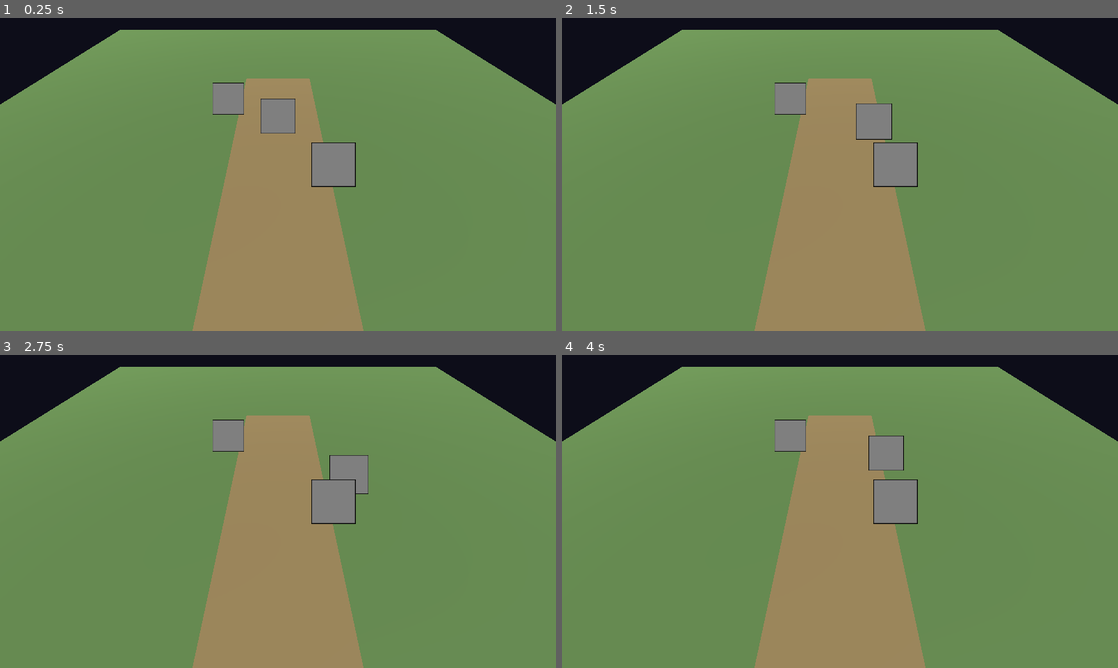
Above: before the commit, frames 1-4 (two rows, left to right).
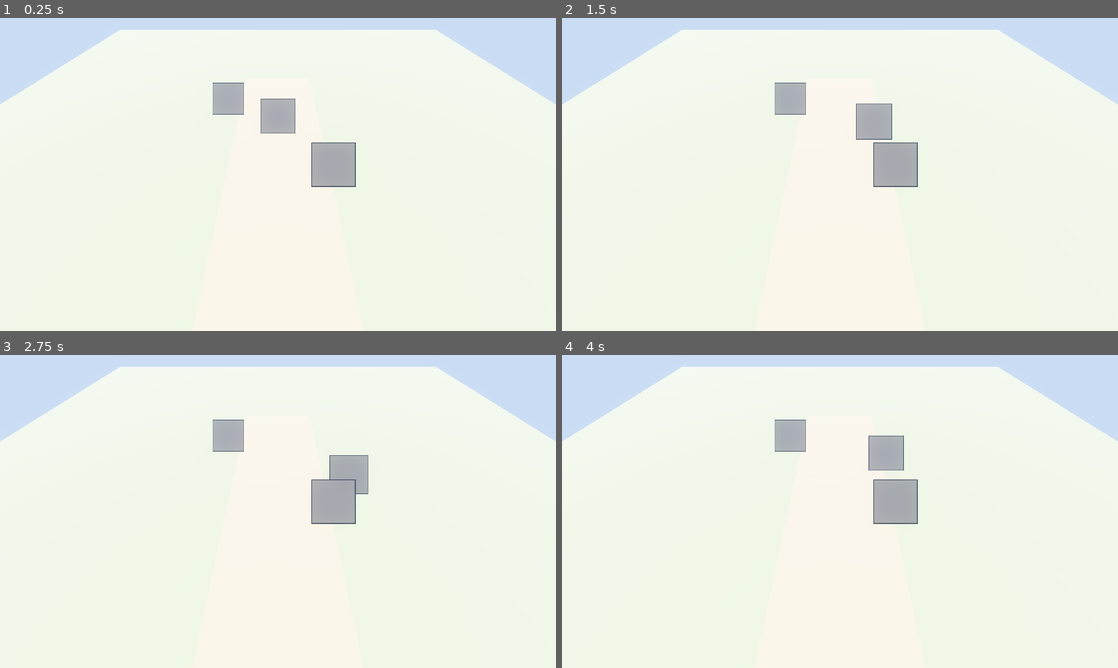
Above: after the commit, the same moments.

Repository: anjingdtl/lordisland
Game: Godot game, scene res://scenes/world/loranai_city.tscn
Same seed, same stepped clock (60 frames per second), same inputs: the game is played once before the commit and once after it.
Inputs:
- Up to frame 1 (0.25 s): no input
- Up to frame 2 (1.5 s): tap Enter (ui_accept) at 0.5, 0.77 s; hold Right (ui_right) 0.53-1.28 s; hold E (interact) 0.53-1.28 s; hold Down (ui_down) from 1.28 s (still down); tap Space at 1.35 s
- Up to frame 3 (2.75 s): tap Enter (ui_accept) at 1.52 s; release Down (ui_down) at 2.03 s; hold Right (ui_right) from 2.03 s (still down); hold E (interact) from 2.03 s (still down)
- Up to frame 4 (4 s): release Right (ui_right) at 2.78 s; release E (interact) at 2.78 s; hold Up (ui_up) 2.78-3.53 s; tap Space at 2.85 s; tap Enter (ui_accept) at 3.02, 3.77 s; hold Left (ui_left) from 3.53 s (still down); hold E (interact) from 3.53 s (still down)

The runs differ from the first frame. In frame 1, 100% of the frame differs, in the area x 0-100%, y 0-100%; in frame 2, 100%; in frame 3, 100%; in frame 4, 100%.

Commit message:
feat(m3): AI-generated logo+background+integrate post-processing (179/179 tests)

Diff:
--- a/scenes/world/loranai_city.tscn
+++ b/scenes/world/loranai_city.tscn
@@ -6,6 +6,7 @@
 [ext_resource type="Script" path="res://scripts/world/cave_exit.gd" id="4_exit"]
 [ext_resource type="Script" path="res://scripts/world/sprite3d_actor.gd" id="5_sprite"]
 [ext_resource type="Script" path="res://scripts/world/bgm_player.gd" id="6_bgm"]
+[ext_resource type="Script" path="res://scripts/world/world_environment.gd" id="7_env"]
 
 [sub_resource type="PlaneMesh" id="PlaneMesh_ground"]
 size = Vector2(60, 60)
@@ -26,6 +27,10 @@
 [node name="BGM" type="Node" parent="."]
 script = ExtResource("6_bgm")
 music = "town"
+
+[node name="WorldEnv" type="Node3D" parent="."]
+script = ExtResource("7_env")
+scene_type = "town"
 
 [node name="Ground" type="MeshInstance3D" parent="."]
 mesh = SubResource("PlaneMesh_ground")
--- a/scenes/world/loranai_wilderness.tscn
+++ b/scenes/world/loranai_wilderness.tscn
@@ -9,6 +9,7 @@
 [ext_resource type="Script" path="res://scripts/world/chest.gd" id="7_chest"]
 [ext_resource type="Script" path="res://scripts/world/forest_decorator.gd" id="8_forest"]
 [ext_resource type="Script" path="res://scripts/world/bgm_player.gd" id="9_bgm"]
+[ext_resource type="Script" path="res://scripts/world/world_environment.gd" id="10_env"]
 
 [sub_resource type="PlaneMesh" id="PlaneMesh_ground"]
 size = Vector2(60, 60)
@@ -29,6 +30,10 @@
 [node name="BGM" type="Node" parent="."]
 script = ExtResource("9_bgm")
 music = "forest"
+
+[node name="WorldEnv" type="Node3D" parent="."]
+script = ExtResource("10_env")
+scene_type = "forest"
 
 [node name="Ground" type="MeshInstance3D" parent="."]
 mesh = SubResource("PlaneMesh_ground")
--- a/scenes/world/starting_cave.tscn
+++ b/scenes/world/starting_cave.tscn
@@ -7,6 +7,7 @@
 [ext_resource type="Script" path="res://scripts/world/npc.gd" id="5_npc"]
 [ext_resource type="Script" path="res://scripts/world/sprite3d_actor.gd" id="6_sprite"]
 [ext_resource type="Script" path="res://scripts/world/bgm_player.gd" id="7_bgm"]
+[ext_resource type="Script" path="res://scripts/world/world_environment.gd" id="8_env"]
 
 [sub_resource type="PlaneMesh" id="PlaneMesh_cave_floor"]
 size = Vector2(80, 80)
@@ -20,6 +21,10 @@
 [node name="BGM" type="Node" parent="."]
 script = ExtResource("7_bgm")
 music = "cave"
+
+[node name="WorldEnv" type="Node3D" parent="."]
+script = ExtResource("8_env")
+scene_type = "cave"
 
 [node name="Floor" type="MeshInstance3D" parent="."]
 mesh = SubResource("PlaneMesh_cave_floor")
--- a/scripts/ui/main_menu.gd
+++ b/scripts/ui/main_menu.gd
@@ -1,8 +1,8 @@
 class_name MainMenu
 extends Control
 
-## 主菜单：新游戏 / 继续 / 读档 / 设置 / 退出
-## 程序化构建 UI
+## 主菜单（升级版）：logo + 背景 + 按钮
+## UI 程序化构建
 
 signal new_game_pressed
 signal continue_pressed
@@ -14,42 +14,77 @@
 
 func _ready() -> void:
 	set_anchors_preset(Control.PRESET_FULL_RECT)
-	_build_ui()
+	_build_background()
+	_build_logo()
+	_build_buttons()
 	_check_save()
 
-func _build_ui() -> void:
-	# 背景渐变
-	var bg = ColorRect.new()
-	bg.color = Color(0.05, 0.05, 0.1, 1)
-	bg.set_anchors_preset(Control.PRESET_FULL_RECT)
-	add_child(bg)
-	# 标题
+func _build_background() -> void:
+	# 背景图（AI 生成）
+	var bg_tex = AssetLoader.get_texture("res://assets/title_bg.jpg")
+	if bg_tex != null:
+		var bg = TextureRect.new()
+		bg.texture = bg_tex
+		bg.expand_mode = TextureRect.EXPAND_IGNORE_SIZE
+		bg.stretch_mode = TextureRect.STRETCH_KEEP_ASPECT_CENTERED
+		bg.set_anchors_preset(Control.PRESET_FULL_RECT)
+		add_child(bg)
+	# 暗色覆盖
+	var dim = ColorRect.new()
+	dim.color = Color(0, 0, 0, 0.5)
+	dim.set_anchors_preset(Control.PRESET_FULL_RECT)
+	add_child(dim)
+
+func _build_logo() -> void:
+	# Logo 图
+	var logo_tex = AssetLoader.get_texture("res://assets/logo.jpg")
+	if logo_tex != null:
+		var logo = TextureRect.new()
+		logo.texture = logo_tex
+		logo.custom_minimum_size = Vector2(600, 600)
+		logo.expand_mode = TextureRect.EXPAND_FIT_WIDTH
+		logo.stretch_mode = TextureRect.STRETCH_KEEP_ASPECT_CENTERED
+		logo.set_anchors_preset(Control.PRESET_TOP_WIDE)
+		logo.anchor_top = 0.05
+		logo.anchor_bottom = 0.05
+		logo.anchor_left = 0.5
+		logo.anchor_right = 0.5
+		logo.position = Vector2(-300, 0)
+		add_child(logo)
+	# 标题文字
 	var title = Label.new()
-	title.text = "Lordisland"
+	title.text = "罗德岛战记"
 	title.set_anchors_preset(Control.PRESET_TOP_WIDE)
 	title.horizontal_alignment = HORIZONTAL_ALIGNMENT_CENTER
-	title.position.y = 100
-	title.add_theme_font_size_override("font_size", 64)
+	title.position.y = 620
+	title.add_theme_font_size_override("font_size", 56)
+	title.modulate = Color(1, 0.85, 0.5, 1)
 	add_child(title)
 	var subtitle = Label.new()
 	subtitle.text = "Record of Lodoss War 2D RPG"
 	subtitle.set_anchors_preset(Control.PRESET_TOP_WIDE)
 	subtitle.horizontal_alignment = HORIZONTAL_ALIGNMENT_CENTER
-	subtitle.position.y = 180
+	subtitle.position.y = 690
 	subtitle.add_theme_font_size_override("font_size", 20)
+	subtitle.modulate = Color(0.8, 0.8, 0.9, 1)
 	add_child(subtitle)
-	# 按钮容器
+
+func _build_buttons() -> void:
 	var vbox = VBoxContainer.new()
 	vbox.set_anchors_preset(Control.PRESET_CENTER)
-	vbox.position = Vector2(-150, 50)
+	vbox.anchor_left = 0.5
+	vbox.anchor_right = 0.5
+	vbox.anchor_top = 0.7
+	vbox.anchor_bottom = 0.7
+	vbox.position = Vector2(-150, 0)
 	vbox.custom_minimum_size = Vector2(300, 0)
+	vbox.add_theme_constant_override("separation", 12)
 	add_child(vbox)
-	# 按钮
 	for label in ["ui_new_game", "ui_continue", "ui_load", "ui_settings", "ui_quit"]:
 		var btn = Button.new()
 		btn.text = TranslationServer.translate(label)
-		btn.custom_minimum_size = Vector2(280, 50)
-		btn.add_theme_font_size_override("font_size", 20)
+		btn.custom_minimum_size = Vector2(280, 48)
+		btn.add_theme_font_size_override("font_size", 22)
 		match label:
 			"ui_new_game": btn.pressed.connect(_on_new_game)
 			"ui_continue": btn.pressed.connect(_on_continue); btn.name = "BtnContinue"
@@ -57,18 +92,28 @@
 			"ui_settings": btn.pressed.connect(_on_settings)
 			"ui_quit": btn.pressed.connect(_on_quit)
 		vbox.add_child(btn)
+	# 版本号
+	var version = Label.new()
+	version.text = "v0.3.0 M3"
+	version.set_anchors_preset(Control.PRESET_BOTTOM_RIGHT)
+	version.position = Vector2(-100, -30)
+	version.modulate = Color(0.6, 0.6, 0.6, 1)
+	add_child(version)
 
 func _check_save() -> void:
-	# 检查任意槽位是否有存档
 	for i in 10:
 		if FileAccess.file_exists("user://saves/save_%d.json" % i):
 			_has_save = true
 			return
-	# 没存档则禁用 Continue 按钮
 	var btn = get_node_or_null("BtnContinue")
 	if btn:
 		btn.disabled = true
 		btn.text = TranslationServer.translate("ui_continue") + " (*)"
+	# 异步找
+	if has_node("BtnContinue"):
+		var btn2 = get_node("BtnContinue")
+		btn2.disabled = true
+		btn2.text = TranslationServer.translate("ui_continue") + " (无存档)"
 
 func _on_new_game() -> void:
 	new_game_pressed.emit()
@@ -76,7 +121,6 @@
 
 func _on_continue() -> void:
 	continue_pressed.emit()
-	# 加载最新存档
 	for i in range(9, -1, -1):
 		if FileAccess.file_exists("user://saves/save_%d.json" % i):
 			_load_slot(i)
@@ -84,7 +128,6 @@
 
 func _on_load() -> void:
 	load_pressed.emit()
-	# 弹出存档选择 UI
 	var selector_script = load("res://scripts/ui/save_load_ui.gd")
 	var selector = selector_script.new()
 	add_child(selector)
@@ -93,20 +136,23 @@
 
 func _on_settings() -> void:
 	settings_pressed.emit()
-	# TODO: 弹设置
+	# TODO: 设置
 
 func _on_quit() -> void:
 	quit_pressed.emit()
 	get_tree().quit()
 
 func _start_new_game() -> void:
-	# 重置 GameGlobals
 	var globals = _get_globals()
 	if globals:
 		globals.event_system.reset()
-		globals.party_manager.reset() if globals.party_manager.has_method("reset") else null
-		# 帕恩初始入队
+		if globals.party_manager.has_method("reset"):
+			globals.party_manager.reset()
 		globals.party_manager.add_member("parn")
+		if globals.inventory.has_method("reset"):
+			globals.inventory.reset()
+		if globals.quest_log.has_method("reset"):
+			globals.quest_log.reset()
 	get_tree().change_scene_to_file("res://scenes/world/loranai_city.tscn")
 
 func _load_slot(slot: int) -> void:
@@ -114,7 +160,6 @@
 	if not globals:
 		return
 	if globals.save_system.load_from_slot(slot):
-		# 恢复 party
 		var members = globals.save_system.get_value("members")
 		if members is Array:
 			globals.party_manager.restore(members, {})
Binary file added: assets/battle_bg.jpg
Binary file added: assets/logo.jpg
Binary file added: assets/title_bg.jpg
